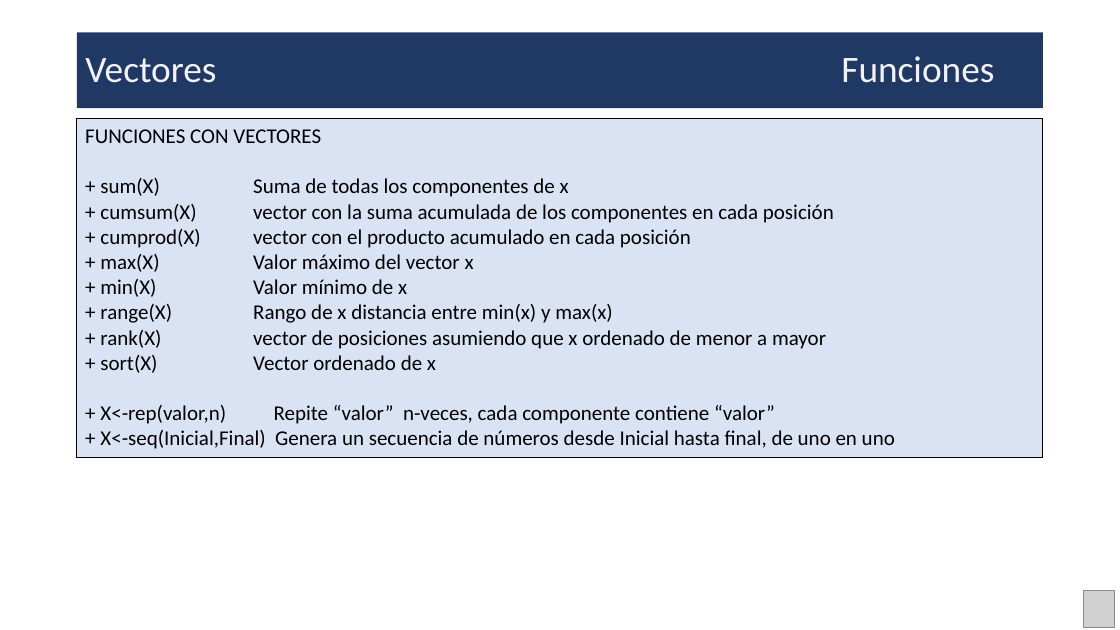
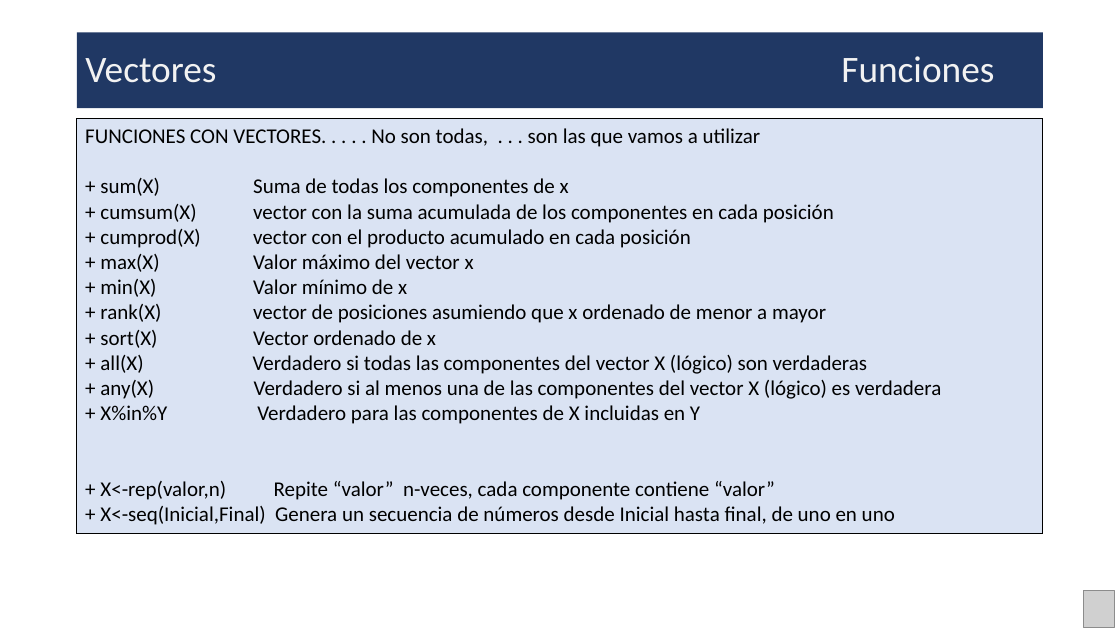
Before and after one commit to DeltaWiseC/PAct01, a slide deck: slide 16 of Presentacion.pptx. Drawn at 1120x630 pixels with LibreOffice and Linux fonts; fonts in the diff are those of the drawing; grey boxes stand for pictures. Boxes give left, top, right and bottom in pixels: in the first picture for what was removed or moved away, otherwise in the second. Text is boxed around its words. In the diff, an @@ line names an element or a change of style, - is before the commit and + after.

```diff
--- a/Presentacion.pptx
+++ b/Presentacion.pptx
@@ rectangle "FUNCIONES CON VECTORES. . . ...": place and size @@
-rectangle "FUNCIONES CON VECTORES. . . ..." at box(77, 118, 1044, 458)
+rectangle "FUNCIONES CON VECTORES. . . ..." at box(77, 118, 1044, 534)
@@ text in rectangle at box(85, 128, 761, 147): text changed @@
-FUNCIONES CON VECTORES
+FUNCIONES CON VECTORES. . . . . No son todas, . . . son las que vamos a utilizar
@@ text in rectangle at box(253, 284, 613, 323): paragraph removed @@
-+ range(X) Rango de x distancia entre min(x) y max(x)
@@ text in rectangle at box(253, 335, 941, 424): paragraphs added @@
++ all(X) Verdadero si todas las componentes del vector X (lógico) son verdaderas
++ any(X) Verdadero si al menos una de las componentes del vector X (lógico) es verdadera
++ X%in%Y Verdadero para las componentes de X incluidas en Y
```
Also in this commit, not shown: 4 other slides changed, 7 slides added, 2 slides removed, 5 other files.
